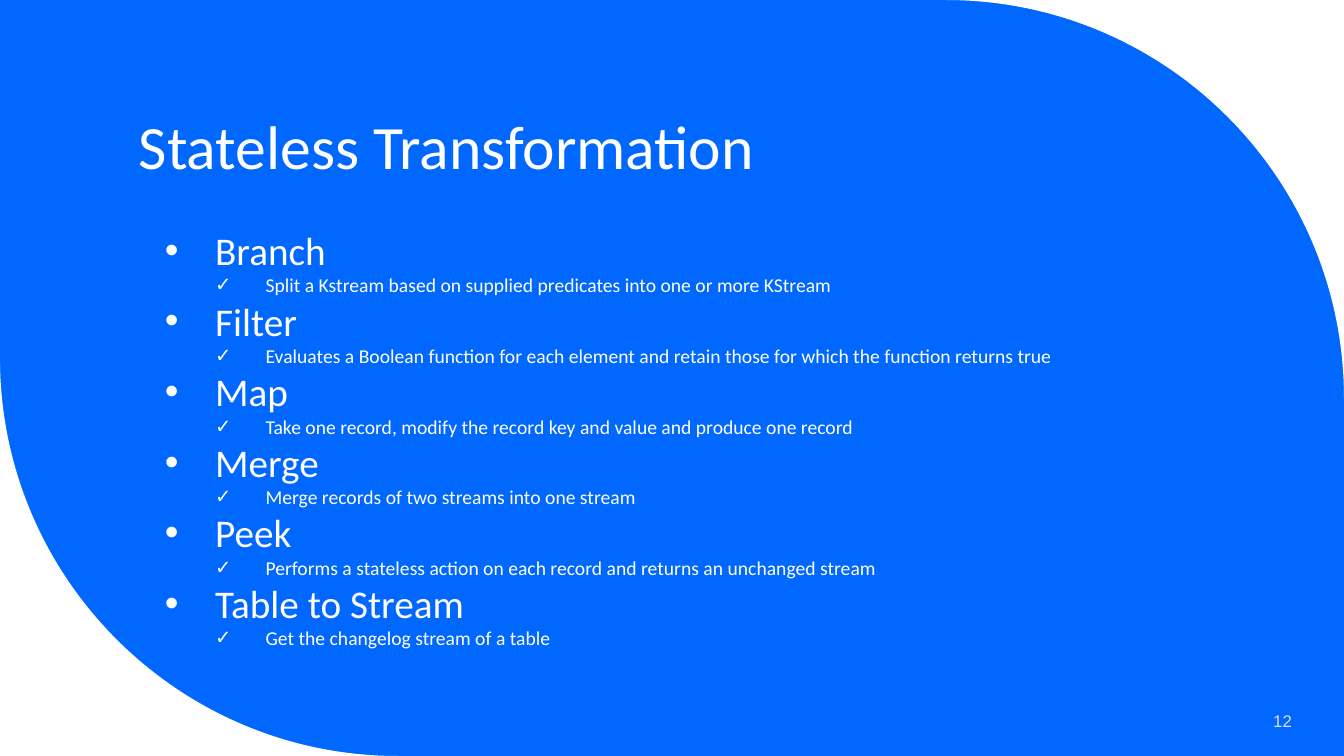
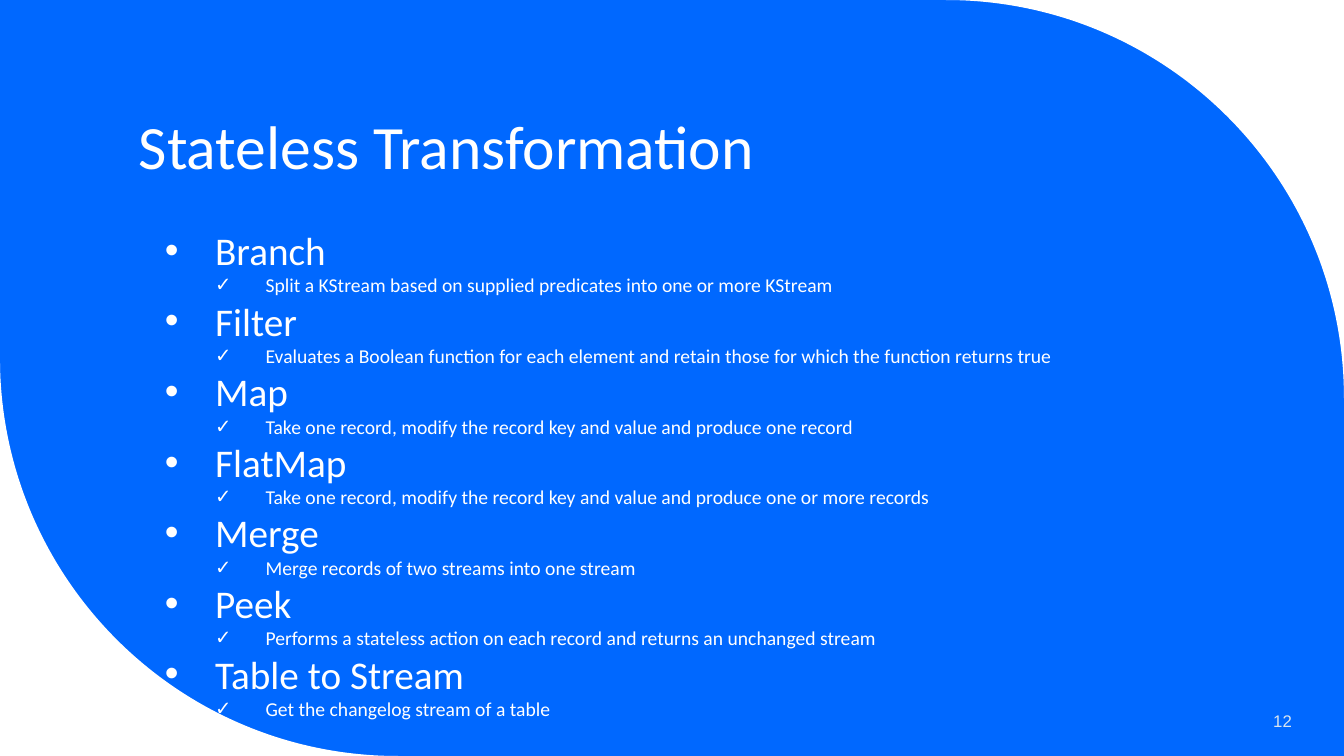
Before and after one commit to hitenny/KafkaStreams, a slide deck: slide 12 of kafka-streams.pptx. Drawn at 1344x756 pixels with LibreOffice and Linux fonts; fonts in the diff are those of the drawing. Boxes give left, top, right and bottom in pixels: in the first picture for what was removed or moved away, otherwise in the second. Text is boxed around its words. In the diff, an @@ line names an element or a change of style, - is before the commit and + after.

```diff
--- a/kafka-streams.pptx
+++ b/kafka-streams.pptx
@@ text at (266, 278, 832, 295): text changed @@
-  ✓ Split a Kstream based on supplied predicates into one or more KStream
+  ✓ Split a KStream based on supplied predicates into one or more KStream
@@ text at (215, 449, 928, 507): paragraphs added @@
+• FlatMap
+  ✓ Take one record, modify the record key and value and produce one or more records
```
Also in this commit, not shown: 7 other slides changed.
